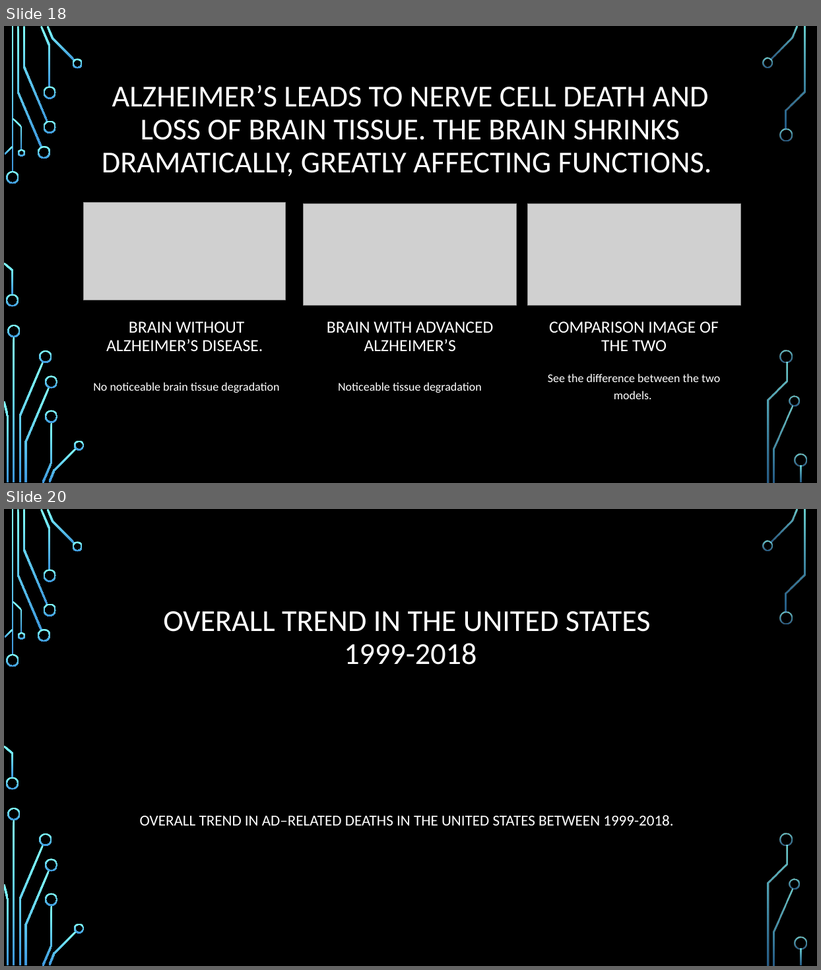
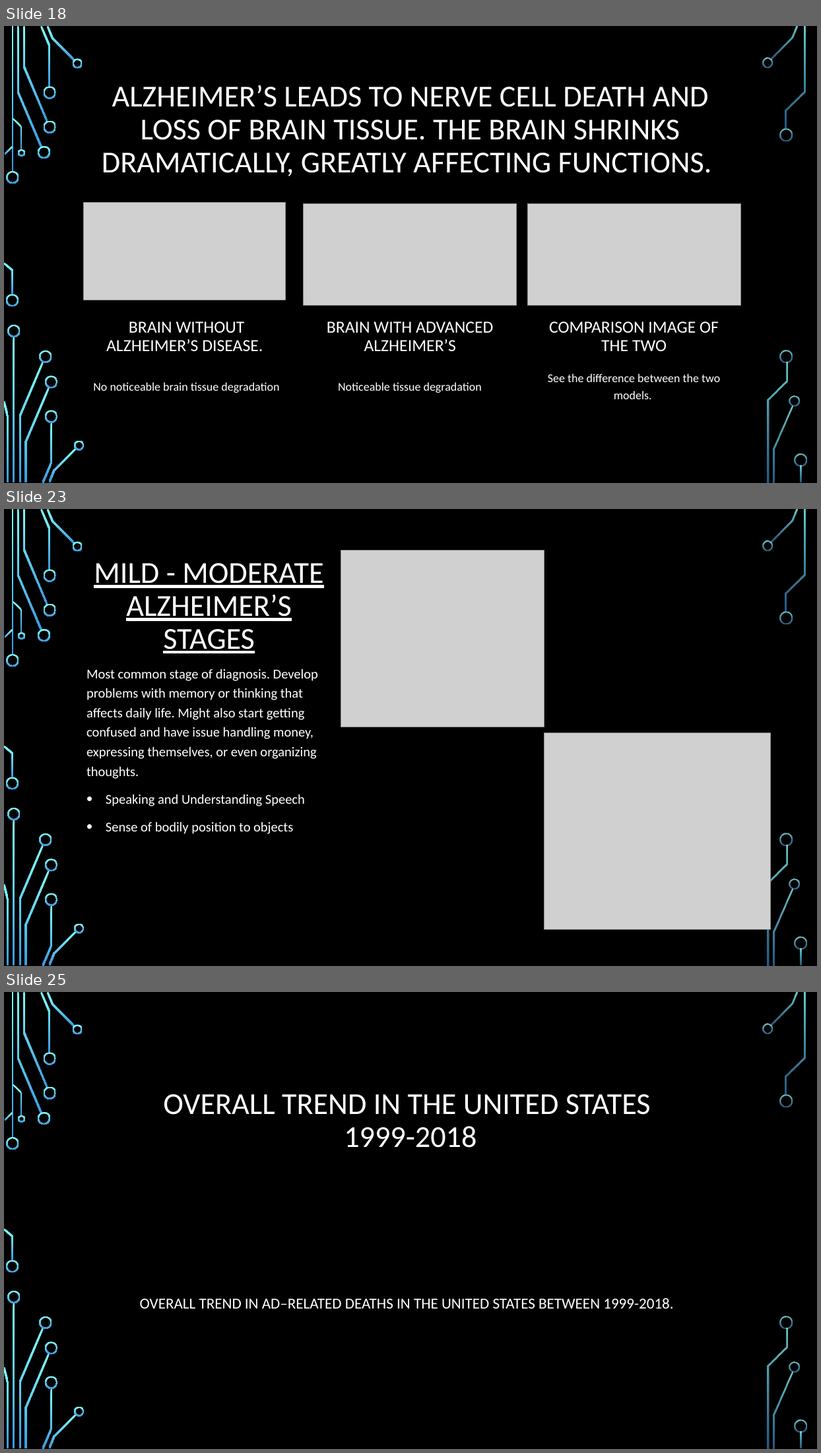
Before and after one commit to MrBardot/Trends-in-Alzheimers-Disease-Fatalities-in-the-United-States-and-Tennessee-from-1999-2018.-, a slide deck: Presentation/Alzheimer’s Disease Trends in the United States.pptx. Shown one above the other, each under a label of ours: slides 18 and 20 before the commit, slides 18, 23 and 25 after it; the slides between them are not shown. The pictures are 821x970 and 821x1453 pixels, drawn with LibreOffice and Linux fonts; fonts in the diff are those of the drawing; grey boxes stand for pictures; background and template pictures are left out. Boxes give left, top, right and bottom in pixels: in the first picture for what was removed or moved away, otherwise in the second. Text is boxed around its words. In the diff, an @@ line names an element or a change of style, - is before the commit and + after.

```diff
--- a/Presentation/Alzheimer’s Disease Trends in the United States.pptx
+++ b/Presentation/Alzheimer’s Disease Trends in the United States.pptx
@@ slide 23 added at [4, 509, 817, 966], background picture (left out); not listed: 36 template elements that a slide beside it also shows @@
@@ title added at [94, 563, 323, 654], 36 pt, text #FFFFFF, underline @@
+MILD - MODERATE ALZHEIMER’S STAGES
@@ picture added at [341, 550, 545, 727] @@
@@ text added at [86, 669, 318, 834], 16 pt, text #FFFFFF @@
+Most common stage of diagnosis. Develop problems with memory or thinking that affects daily life. Might also start getting confused and have issue handling money, expressing themselves, or even organizing thoughts.
+• Speaking and Understanding Speech
+• Sense of bodily position to objects
@@ picture added at [545, 733, 771, 930] @@
@@ what was slide 20 is now slide 25 @@
```
Also in this commit, not shown: 2 slides changed, 5 other slides added, 1 slide removed.
